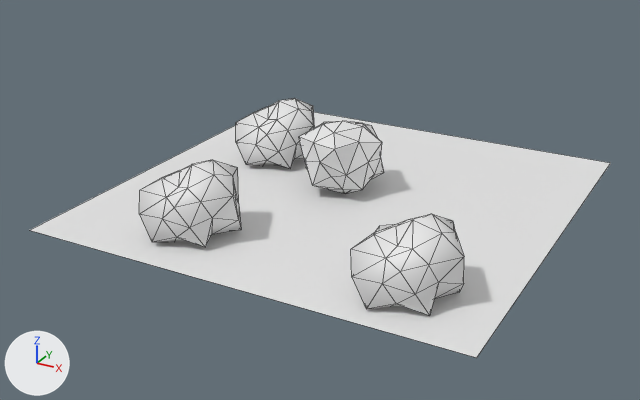
One commit to the Blender file Blender/garden_tile.blend: the scene before it, then after it.
Camera for both pictures: a camera (50 mm lens) standing at (1.73, -3.4, 1.64) and looking at (-0.05, -0.16, 0.02). Arrows for +X, +Y and +Z are at lower left; the lights stay in place. Mesh edges are drawn as thin lines. Materials are left out; every surface is plain grey.
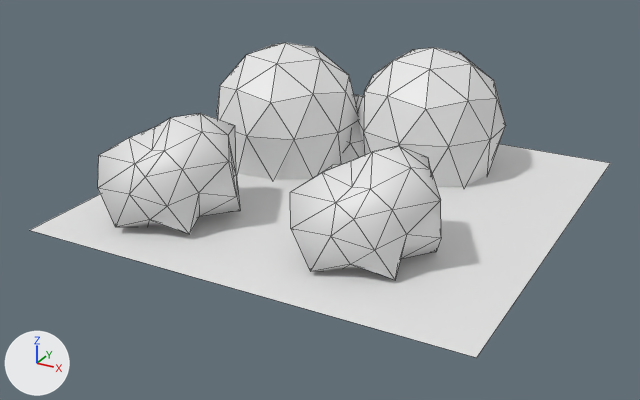
Commit message: Updated garden tile

What differs and where, as boxes [x1, y1, x2, y2] in the pictures (640 x 400 px; the box of a moved part takes in the faces that stretch with it):
'Icosphere.002', reshaped, moved, rescaled (38% wider, 57% taller)
    before: [139, 160, 241, 247]
    after: [217, 43, 358, 180]
'Icosphere.005', moved, rescaled (33% wider, 31% taller)
    before: [351, 214, 464, 316]
    after: [290, 146, 441, 280]
'Icosphere.001', added
    after: [358, 48, 506, 187]
'Icosphere.003', added
    after: [98, 113, 240, 234]
'Icosphere.004', deleted
    before: [299, 121, 384, 194]
'Icosphere', reshaped
    before: [236, 98, 315, 168]
    after: [341, 95, 365, 164]
part 1 of me_icosphere_002, moved or reshaped
    before: [139, 160, 241, 247]
    after: [217, 43, 358, 180]
part 3 of me_icosphere, cut back
    before: [236, 98, 315, 168]
    after: [341, 95, 365, 164]

The change, as a list of edits to the scene's bpy script:
```text
Change me_icosphere_002:
    used by ob_icosphere_002; location = (-0.375, -0.708, 0.0); scale = (0.207, 0.207, 0.207)
    remove me_icosphere_002.from_pydata(...)  # 49 vertices, 94 faces; spans x -0.88..1.09, y -0.8..1.15, z -0.07..1.54
    add me_icosphere_002.from_pydata(...)  # 42 vertices, 80 faces; spans x -0.72..1.18, y -1.17..0.83, z -0.04..1.61
    me_icosphere_002 part 1: the whole mesh is rebuilt
    me_icosphere_002 part 2: the surface is now shaded flat
Change me_icosphere:
    used by ob_icosphere; location = (-0.513, 0.202, 0.0); scale = (0.207, 0.207, 0.207)
    remove me_icosphere.from_pydata(...)  # 49 vertices, 94 faces; spans x -0.88..1.09, y -0.8..1.15, z -0.07..1.54
    add me_icosphere.from_pydata(...)  # 26 vertices, 40 faces; spans x -0.95..0.95, y -1.0..1.0, z 0.0..1.0
    me_icosphere part 3: the whole mesh is rebuilt
    me_icosphere part 4: the surface is now shaded flat
Add me_icosphere_003:
    me_icosphere_003.from_pydata(...)  # 42 vertices, 80 faces; spans x -0.72..1.18, y -1.17..0.83, z -0.04..1.61
Add me_icosphere_007:
    me_icosphere_007.from_pydata(...)  # 49 vertices, 94 faces; spans x -0.88..1.09, y -0.8..1.15, z -0.07..1.54
    me_icosphere_007.polygons.foreach_set('use_smooth', [True] * 94)
Change ob_icosphere_005:
    ob_icosphere_005.location: (0.618, -0.748, -0.012) -> (0.342, -0.541, -0.012)
    ob_icosphere_005.scale: (0.207, 0.207, 0.207) -> (0.298, 0.298, 0.298)
Remove ob_icosphere_004:
    ob_icosphere_004 = bpy.data.objects.new('Icosphere.004', me_icosphere_004)
    ob_icosphere_004.location = (0.0, 0.0, 0.0)
    ob_icosphere_004.scale = (0.221, 0.221, 0.221)
Change ob_icosphere_002:
    ob_icosphere_002.location: (-0.375, -0.708, 0.0) -> (-0.569, 0.35, 0.0)
    ob_icosphere_002.scale: (0.207, 0.207, 0.207) -> (0.371, 0.371, 0.371)
Add ob_icosphere_001:
    ob_icosphere_001 = bpy.data.objects.new('Icosphere.001', me_icosphere_003)
    ob_icosphere_001.location = (0.102, 0.607, 0.0)
    ob_icosphere_001.scale = (0.371, 0.371, 0.371)
Add ob_icosphere_003:
    ob_icosphere_003 = bpy.data.objects.new('Icosphere.003', me_icosphere_007)
    ob_icosphere_003.location = (-0.56, -0.613, 0.0)
    ob_icosphere_003.scale = (0.298, 0.298, 0.298)
```
